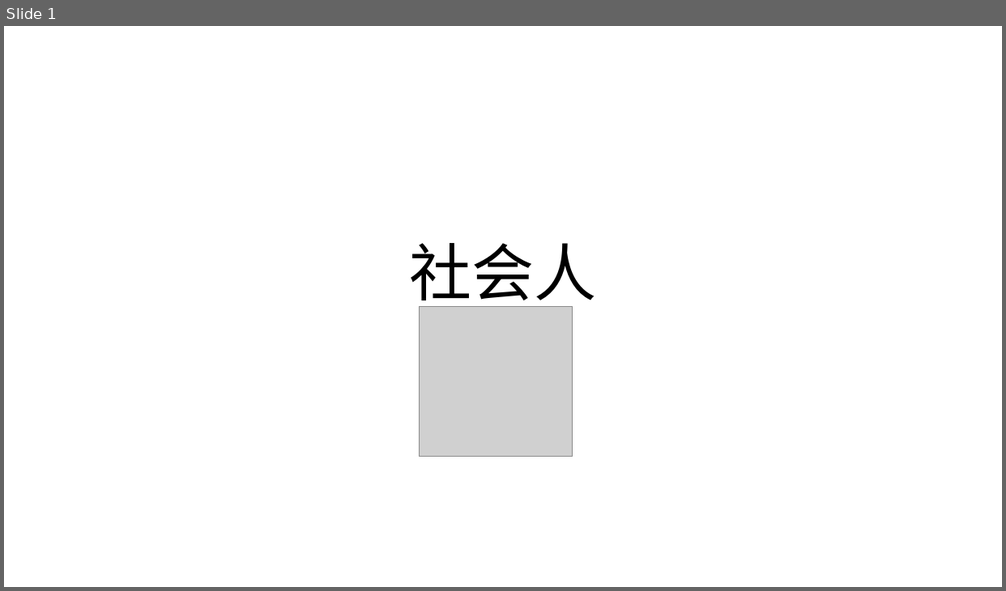
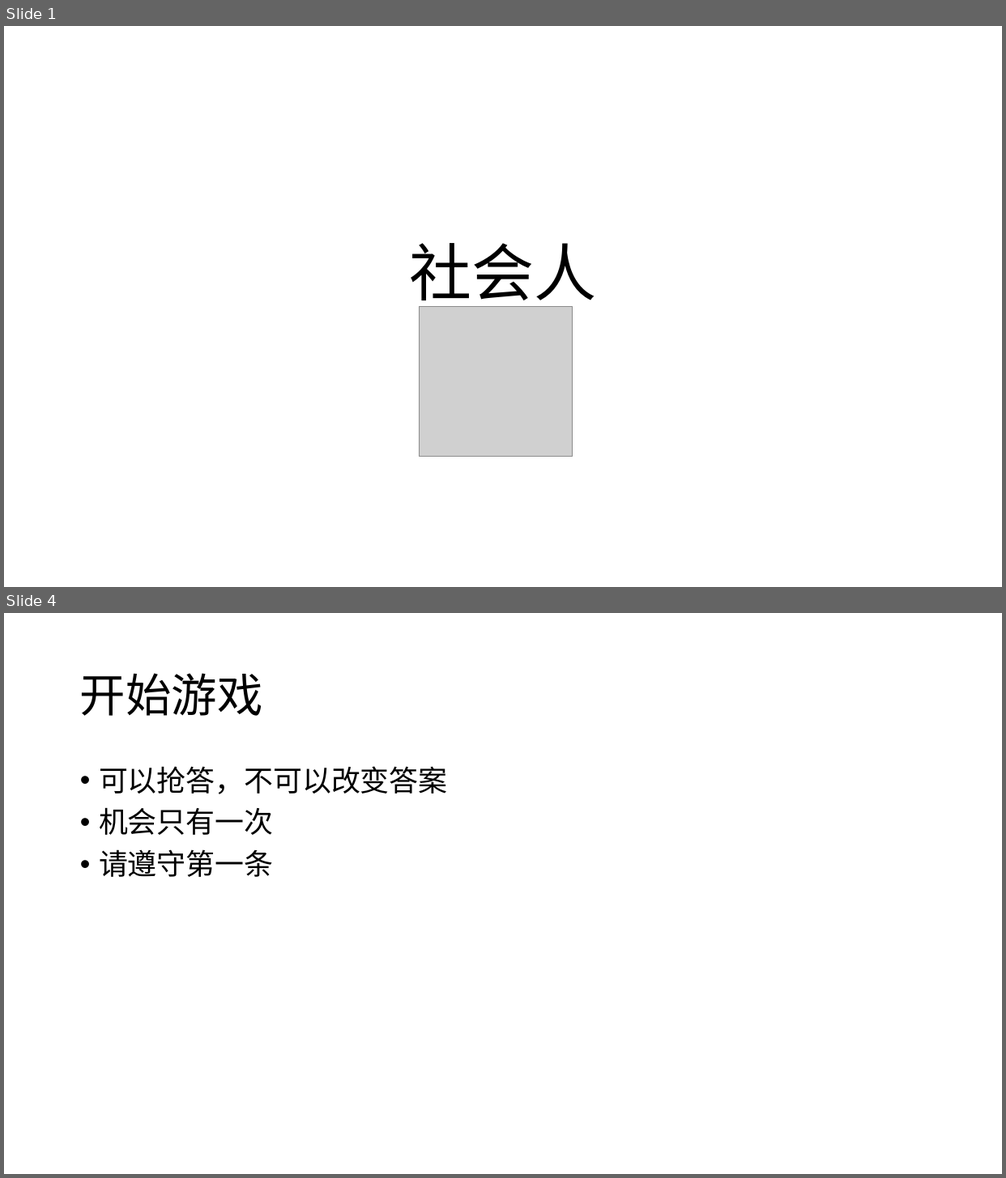
Before and after one commit to Yonahwang/God_with_me, a slide deck: 2018Q2/TGIF/TGIP_June6.pptx. Shown one above the other, each under a label of ours: slide 1 before the commit, slides 1 and 4 after it; the slides between them are not shown. The pictures are 1006x591 and 1006x1178 pixels, drawn with LibreOffice and Linux fonts; fonts in the diff are those of the drawing; grey boxes stand for pictures. Boxes give left, top, right and bottom in pixels: in the first picture for what was removed or moved away, otherwise in the second. Text is boxed around its words. In the diff, an @@ line names an element or a change of style, - is before the commit and + after.

```diff
--- a/2018Q2/TGIF/TGIP_June6.pptx
+++ b/2018Q2/TGIF/TGIP_June6.pptx
@@ slide 4 added at <box>4,613,1002,1174</box>, background #FFFFFF @@
@@ title added at <box>80,673,263,716</box>, 44 pt, text #000000 @@
+开始游戏
@@ text added at <box>99,766,448,877</box>, 28 pt, text #000000 @@
+• 可以抢答，不可以改变答案
+• 机会只有一次
+• 请遵守第一条
```
Also in this commit, not shown: 10 other slides added, 1 slide removed, 9 other files.
